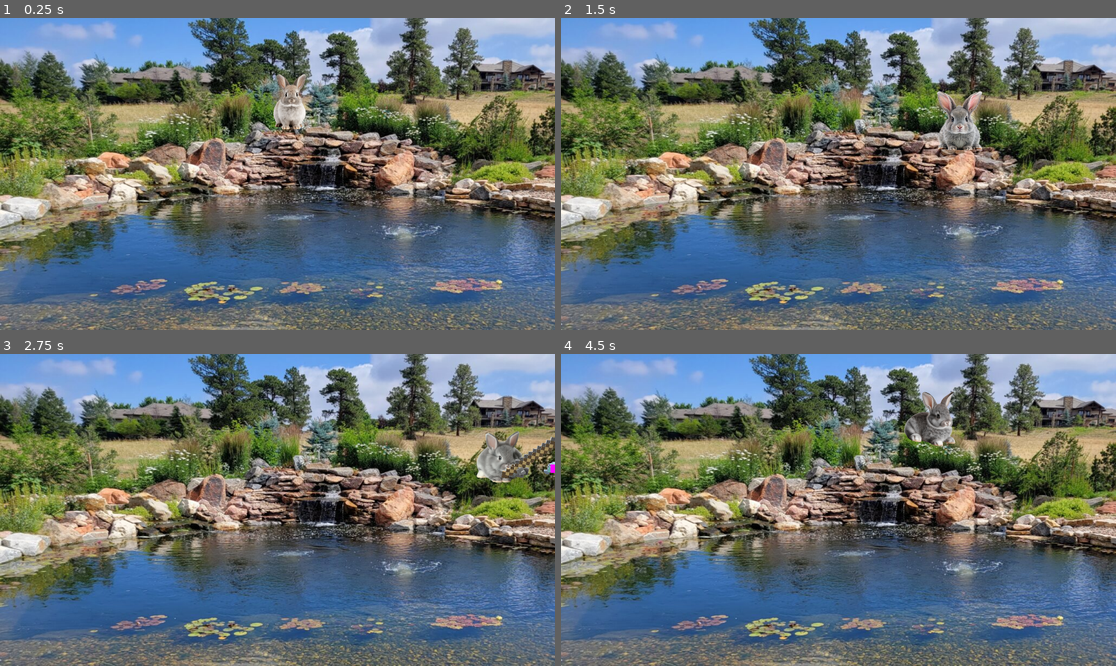
Above: before the commit, frames 1-4 (two rows, left to right).
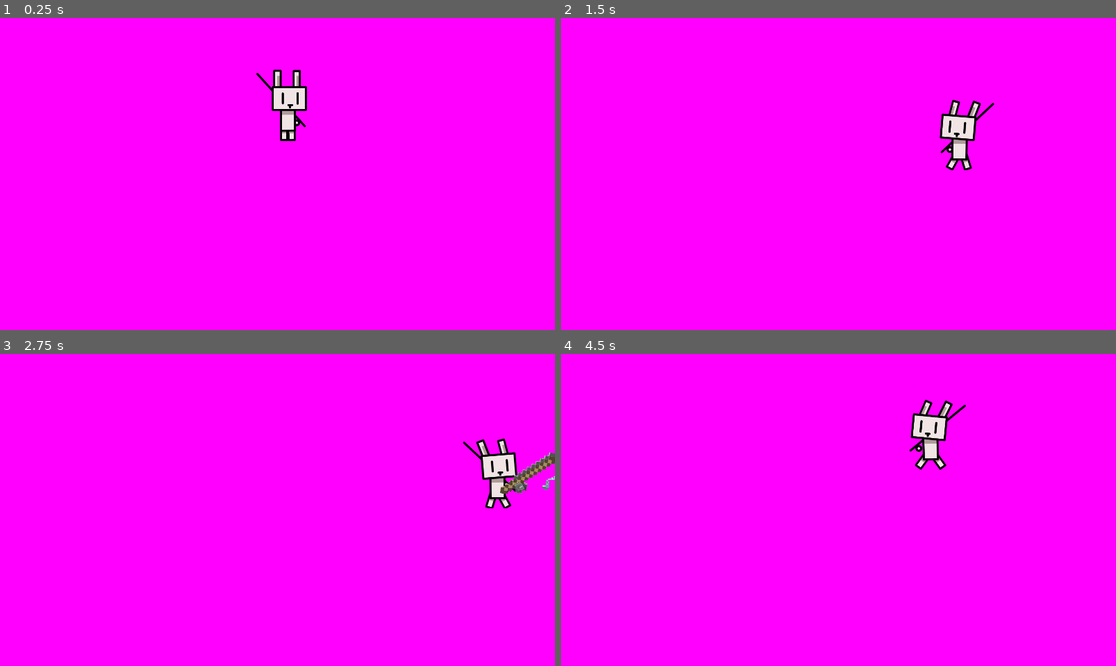
Above: after the commit, the same moments.

Repository: spokrr/fishgame
Game: Godot game, scene res://starter scene.tscn
Two runs of this game, one before a commit and one after it. Both use one fixed random seed, a clock stepped at 60 frames per second and the inputs below.
Inputs:
- Up to frame 1 (0.25 s): no input
- Up to frame 2 (1.5 s): hold D (moveRight) 0.53-1.28 s; hold Space (spaceBar) 0.53-1.28 s; hold Down (moveDown) from 1.28 s (still down); tap Space (spaceBar) at 1.35 s
- Up to frame 3 (2.75 s): release Down (moveDown) at 2.03 s; hold D (moveRight) from 2.03 s (still down); hold Space (spaceBar) from 2.03 s (still down)
- Up to frame 4 (4.5 s): release D (moveRight) at 2.78 s; release Space (spaceBar) at 2.78 s; hold Up (moveUp) 2.78-3.53 s; tap Space (spaceBar) at 2.85, 4.35 s; hold Space (spaceBar) 3.53-4.28 s; hold A (moveLeft) from 3.53 s (still down)

The runs differ from the first frame. In frame 1, 100% of the frame differs, in the area x 0-100%, y 0-100%; in frame 2, 100%; in frame 3, 100%; in frame 4, 100%.

Commit message:
added player sprite animations

Diff:
--- a/player_rigidbody.gd
+++ b/player_rigidbody.gd
@@ -3,6 +3,9 @@
 
 const speed = 500
 @onready var screen_size = get_viewport_rect().size
+
+func _ready() ->void:
+	position = Vector2(1000,300)
 
 
 func _physics_process(delta: float) -> void:
@@ -11,7 +14,7 @@
 	velocity = direction*speed
 	#print(position)
 	move_and_slide()
-	position = position.clamp(Vector2(0,0), Vector2(1920,1080))
+	position = position.clamp(Vector2(0,0), screen_size)
 
 	if Input.is_action_pressed("moveRight"):
 		$playerSprite.play("MoveR")
--- a/starter scene.tscn
+++ b/starter scene.tscn
@@ -1,17 +1,34 @@
-[gd_scene load_steps=17 format=3 uid="uid://dm0ix3xsxon13"]
+[gd_scene load_steps=28 format=3 uid="uid://dm0ix3xsxon13"]
 
 [ext_resource type="Texture2D" uid="uid://bx80s4kn3deee" path="res://Backyard-Swim-Pond-and-Fountain-1024x636.jpg" id="1_npsql"]
-[ext_resource type="Texture2D" uid="uid://cv2hwcrf536rg" path="res://Cute Gray Rabbit Little Bunny, Festive, Graphic, Poster PNG Transparent Image and Clipart for Free Download_files/pngtree-artclip-of-beautifull-cute-gray-graphic-rabbit-little-bunny-sitting-on-png-image_13721252.png" id="2_2h337"]
+[ext_resource type="Script" path="res://background.gd" id="1_pv0t6"]
+[ext_resource type="Script" path="res://visibilitykillcollision.gd" id="2_38md6"]
+[ext_resource type="Texture2D" path="res://house.jpeg" id="2_aoy80"]
 [ext_resource type="Script" path="res://player_rigidbody.gd" id="3_j1ee0"]
-[ext_resource type="Texture2D" uid="uid://cror2ti08tt0g" path="res://Cute Gray Rabbit Little Bunny, Festive, Graphic, Poster PNG Transparent Image and Clipart for Free Download_files/pngtree-creative-art-of-small-baby-little-gray-bunny-sitting-on-generative-png-image_13721242.png" id="3_l56bx"]
-[ext_resource type="Texture2D" uid="uid://bak748d5kp313" path="res://Cute Gray Rabbit Little Bunny, Festive, Graphic, Poster PNG Transparent Image and Clipart for Free Download_files/pngtree-cute-gray-rabbit-little-bunny-clipart-illustration-png-image_14283185.png" id="4_q78g7"]
-[ext_resource type="Texture2D" uid="uid://nijvq05ifkqy" path="res://Cute Gray Rabbit Little Bunny, Festive, Graphic, Poster PNG Transparent Image and Clipart for Free Download_files/pngtree-cute-gray-rabbit-little-bunny-illustration-clipart-png-image_14283188.png" id="5_qmp1u"]
-[ext_resource type="Texture2D" uid="uid://7ebif2ay3pgx" path="res://Cute Gray Rabbit Little Bunny, Festive, Graphic, Poster PNG Transparent Image and Clipart for Free Download_files/pngtree-cute-gray-rabbit-little-bunny-png-image_11458502.png" id="6_rrj1m"]
-[ext_resource type="Texture2D" uid="uid://dhil1txm6olxf" path="res://Cute Gray Rabbit Little Bunny, Festive, Graphic, Poster PNG Transparent Image and Clipart for Free Download_files/pngtree-cute-gray-rabbit-little-bunny-png-image_11458503.png" id="7_t7il7"]
-[ext_resource type="Texture2D" uid="uid://bkhpvmf4n2gbh" path="res://Cute Gray Rabbit Little Bunny, Festive, Graphic, Poster PNG Transparent Image and Clipart for Free Download_files/pngtree-cute-gray-rabbit-little-bunny-png-image_11458505.png" id="8_o2n3b"]
-[ext_resource type="Texture2D" uid="uid://cmpdxreoqra73" path="res://Cute Gray Rabbit Little Bunny, Festive, Graphic, Poster PNG Transparent Image and Clipart for Free Download_files/pngtree-cute-gray-rabbit-little-bunny-png-image_11458506.png" id="9_rofhx"]
+[ext_resource type="Texture2D" path="res://chernobyl.webp" id="4_71i4p"]
+[ext_resource type="Texture2D" uid="uid://dh2p0u3b240bb" path="res://BunnySprite/MoveLeftAnimation/MoveL_0.png" id="7_r3qw2"]
+[ext_resource type="Texture2D" uid="uid://d2w4bo0mexdkt" path="res://BunnySprite/MoveLeftAnimation/MoveL_1.png" id="8_5n5y5"]
+[ext_resource type="Texture2D" uid="uid://bljtjpp640pjr" path="res://BunnySprite/MoveLeftAnimation/MoveL_2.png" id="9_1or18"]
 [ext_resource type="Texture2D" uid="uid://beuq6xxdsxs30" path="res://Screenshot 2025-02-28 at 7.37.19 PM.png" id="10_7xxbj"]
+[ext_resource type="Texture2D" uid="uid://do1m624e0oc5x" path="res://BunnySprite/MoveLeftAnimation/MoveL_3.png" id="10_ofa0d"]
+[ext_resource type="Texture2D" uid="uid://bldyuhyce003v" path="res://BunnySprite/MoveRightAnimation/MoveR_1.png" id="11_7sbn8"]
+[ext_resource type="Texture2D" uid="uid://c00e6hht0xamf" path="res://BunnySprite/MoveRightAnimation/MoveR_2.png" id="12_ax3sn"]
 [ext_resource type="Script" path="res://fishingcast.gd" id="13_0tlfg"]
+[ext_resource type="Texture2D" uid="uid://weh4ix4iad3l" path="res://BunnySprite/MoveRightAnimation/MoveR_3.png" id="13_o67qr"]
+[ext_resource type="Texture2D" uid="uid://nd72ecbyglp" path="res://BunnySprite/StillAnimation/Still_1.png" id="14_fsent"]
+[ext_resource type="Texture2D" uid="uid://c3e7s0bo7oyt6" path="res://BunnySprite/StillAnimation/Still_2.png" id="15_q2bnr"]
+[ext_resource type="Texture2D" uid="uid://dwrvesnb4dstr" path="res://BunnySprite/StillAnimation/Still_3.png" id="16_2d5uy"]
+[ext_resource type="Texture2D" uid="uid://dhvclbphc3t28" path="res://BunnySprite/StillAnimation/Still_2Alt.png" id="17_k1a3y"]
+[ext_resource type="Texture2D" uid="uid://qbux67n000uc" path="res://BunnySprite/StillAnimation/Still_3Alt.png" id="18_un2pg"]
+
+[sub_resource type="RectangleShape2D" id="RectangleShape2D_s5v47"]
+size = Vector2(58, 1095)
+
+[sub_resource type="RectangleShape2D" id="RectangleShape2D_jk1vb"]
+size = Vector2(65.5, 1099)
+
+[sub_resource type="PlaceholderTexture2D" id="PlaceholderTexture2D_p2e62"]
+size = Vector2(1920, 1080)
 
 [sub_resource type="PhysicsMaterial" id="PhysicsMaterial_2odfv"]
 
@@ -19,28 +36,92 @@
 animations = [{
 "frames": [{
 "duration": 1.0,
-"texture": ExtResource("2_2h337")
-}, {
-"duration": 1.0,
-"texture": ExtResource("3_l56bx")
-}, {
-"duration": 1.0,
-"texture": ExtResource("4_q78g7")
-}, {
-"duration": 1.0,
-"texture": ExtResource("5_qmp1u")
-}, {
-"duration": 1.0,
-"texture": ExtResource("6_rrj1m")
-}, {
-"duration": 1.0,
-"texture": ExtResource("7_t7il7")
-}, {
-"duration": 1.0,
-"texture": ExtResource("8_o2n3b")
-}, {
-"duration": 1.0,
-"texture": ExtResource("9_rofhx")
+"texture": ExtResource("7_r3qw2")
+}, {
+"duration": 1.0,
+"texture": ExtResource("8_5n5y5")
+}, {
+"duration": 1.0,
+"texture": ExtResource("9_1or18")
+}, {
+"duration": 1.0,
+"texture": ExtResource("10_ofa0d")
+}, {
+"duration": 1.0,
+"texture": ExtResource("9_1or18")
+}, {
+"duration": 1.0,
+"texture": ExtResource("8_5n5y5")
+}],
+"loop": true,
+"name": &"MoveL",
+"speed": 10.0
+}, {
+"frames": [{
+"duration": 1.0,
+"texture": ExtResource("11_7sbn8")
+}, {
+"duration": 1.0,
+"texture": ExtResource("12_ax3sn")
+}, {
+"duration": 1.0,
+"texture": ExtResource("13_o67qr")
+}, {
+"duration": 1.0,
+"texture": ExtResource("12_ax3sn")
+}],
+"loop": true,
+"name": &"MoveR",
+"speed": 5.0
+}, {
+"frames": [{
+"duration": 1.0,
+"texture": ExtResource("14_fsent")
+}, {
+"duration": 1.0,
+"texture": ExtResource("15_q2bnr")
+}, {
+"duration": 1.0,
+"texture": ExtResource("16_2d5uy")
+}, {
+"duration": 1.0,
+"texture": ExtResource("15_q2bnr")
+}, {
+"duration": 1.0,
+"texture": ExtResource("14_fsent")
+}, {
+"duration": 1.0,
+"texture": ExtResource("15_q2bnr")
+}, {
+"duration": 1.0,
+"texture": ExtResource("16_2d5uy")
+}, {
+"duration": 1.0,
+"texture": ExtResource("15_q2bnr")
+}, {
+"duration": 1.0,
+"texture": ExtResource("14_fsent")
+}, {
+"duration": 1.0,
+"texture": ExtResource("15_q2bnr")
+}, {
+"duration": 1.0,
+"texture": ExtResource("16_2d5uy")
+}, {
+"duration": 1.0,
+"texture": ExtResource("15_q2bnr")
+}, {
+"duration": 1.0,
+"texture": ExtResource("14_fsent")
+}, {
+"duration": 1.0,
+"texture": ExtResource("17_k1a3y")
+}, {
+"duration": 1.0,
+"texture": ExtResource("18_un2pg")
+}, {
+"duration": 1.0,
+"texture": ExtResource("17_k1a3y")
 }],
 "loop": true,
 "name": &"default",
@@ -56,19 +137,77 @@
 [node name="mainScene" type="Node2D"]
 
 [node name="background" type="Node2D" parent="."]
-
-[node name="backgroundImage" type="TextureRect" parent="background"]
+script = ExtResource("1_pv0t6")
+
+[node name="leftArea" type="Area2D" parent="background"]
+position = Vector2(47.5, 537.5)
+
+[node name="leftmove" type="CollisionShape2D" parent="background/leftArea"]
+position = Vector2(-28.5, 0.5)
+shape = SubResource("RectangleShape2D_s5v47")
+
+[node name="rightArea" type="Area2D" parent="background"]
+position = Vector2(47.5, 537.5)
+
+[node name="rightmove" type="CollisionShape2D" parent="background/rightArea"]
+position = Vector2(1854.25, 3.5)
+shape = SubResource("RectangleShape2D_jk1vb")
+
+[node name="Sprite2D" type="Sprite2D" parent="background"]
+position = Vector2(960, 540)
+texture = SubResource("PlaceholderTexture2D_p2e62")
+metadata/_edit_lock_ = true
+
+[node name="MainMenu" type="StaticBody2D" parent="background"]
+unique_name_in_owner = true
+visible = false
+physics_material_override = SubResource("PhysicsMaterial_2odfv")
+script = ExtResource("2_38md6")
+
+[node name="backgroundImage" type="TextureRect" parent="background/MainMenu"]
+offset_right = 1920.0
+offset_bottom = 1080.0
+texture = ExtResource("2_aoy80")
+
+[node name="mainmenuground" type="CollisionPolygon2D" parent="background/MainMenu"]
+polygon = PackedVector2Array(757, 889, 1190, 903, 1917, 603, 1927, 1088, -8, 1083, -8, 645)
+
+[node name="mainmenusky" type="CollisionPolygon2D" parent="background/MainMenu"]
+polygon = PackedVector2Array(833, 208, 1223, 210, 1601, 226, 1929, 230, 1926, -9, -9, -7, -9, 226)
+
+[node name="level1" type="StaticBody2D" parent="background"]
+unique_name_in_owner = true
+visible = false
+physics_material_override = SubResource("PhysicsMaterial_2odfv")
+script = ExtResource("2_38md6")
+
+[node name="backgroundImage" type="TextureRect" parent="background/level1"]
 offset_right = 1920.0
 offset_bottom = 1080.0
 texture = ExtResource("1_npsql")
 
-[node name="StaticBody2D" type="StaticBody2D" parent="background"]
+[node name="level1pondCollision" type="CollisionPolygon2D" parent="background/level1"]
+polygon = PackedVector2Array(919, 403, 1144, 396, 1917, 603, 1927, 1088, -8, 1083, -8, 645)
+
+[node name="level1skycollision" type="CollisionPolygon2D" parent="background/level1"]
+polygon = PackedVector2Array(833, 208, 1223, 210, 1601, 226, 1929, 230, 1926, -9, -9, -7, -9, 226)
+
+[node name="level2" type="StaticBody2D" parent="background"]
+unique_name_in_owner = true
+visible = false
 physics_material_override = SubResource("PhysicsMaterial_2odfv")
-
-[node name="pondCollision" type="CollisionPolygon2D" parent="background/StaticBody2D"]
-polygon = PackedVector2Array(919, 403, 1144, 396, 1917, 603, 1927, 1088, -8, 1083, -8, 645)
-
-[node name="skycollision" type="CollisionPolygon2D" parent="background/StaticBody2D"]
+script = ExtResource("2_38md6")
+
+[node name="backgroundImage" type="TextureRect" parent="background/level2"]
+offset_right = 1920.0
+offset_bottom = 1080.0
+texture = ExtResource("4_71i4p")
+
+[node name="lv2pond" type="CollisionPolygon2D" parent="background/level2"]
+polygon = PackedVector2Array(904, 571, 1670, 556, 1929, 602, 1927, 1088, -8, 1083, -11, 558)
+
+[node name="lv2sky" type="CollisionPolygon2D" parent="background/level2"]
+position = Vector2(0, -91)
 polygon = PackedVector2Array(833, 208, 1223, 210, 1601, 226, 1929, 230, 1926, -9, -9, -7, -9, 226)
 
 [node name="playerCharacter" type="Node2D" parent="."]
@@ -76,19 +215,18 @@
 scale = Vector2(0.6, 0.6)
 
 [node name="playerRigidbody" type="CharacterBody2D" parent="."]
-position = Vector2(1005, 290)
+unique_name_in_owner = true
+position = Vector2(506, 384)
 scale = Vector2(0.6, 0.6)
 slide_on_ceiling = false
 script = ExtResource("3_j1ee0")
 
 [node name="playerSprite" type="AnimatedSprite2D" parent="playerRigidbody"]
 sprite_frames = SubResource("SpriteFrames_hk7ew")
-frame = 3
-frame_progress = 0.181687
+animation = &"MoveR"
 metadata/_edit_group_ = true
 
 [node name="CollisionShape2D" type="CollisionShape2D" parent="playerRigidbody"]
-position = Vector2(0, 91.6667)
 shape = SubResource("CapsuleShape2D_6j4tc")
 metadata/_edit_group_ = true
 
@@ -103,3 +241,7 @@
 position = Vector2(417.47, 238.174)
 scale = Vector2(215.431, 164.065)
 texture = SubResource("PlaceholderTexture2D_o17kp")
+
+[connection signal="body_entered" from="background/leftArea" to="background" method="_on_area_2d_body_entered"]
+[connection signal="body_entered" from="background/leftArea" to="background" method="_on_left_area_body_entered"]
+[connection signal="body_entered" from="background/rightArea" to="background" method="_on_right_area_body_entered"]
